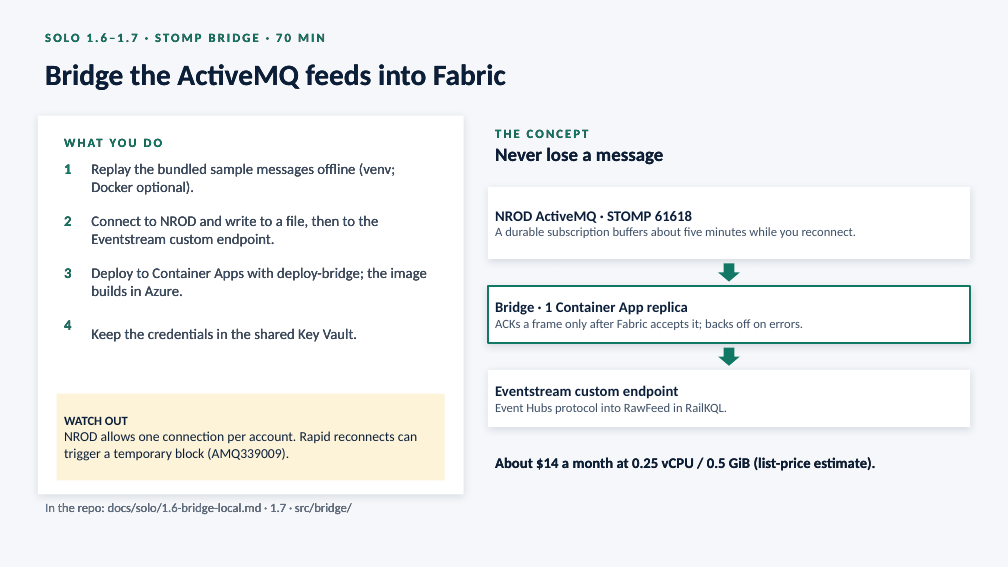
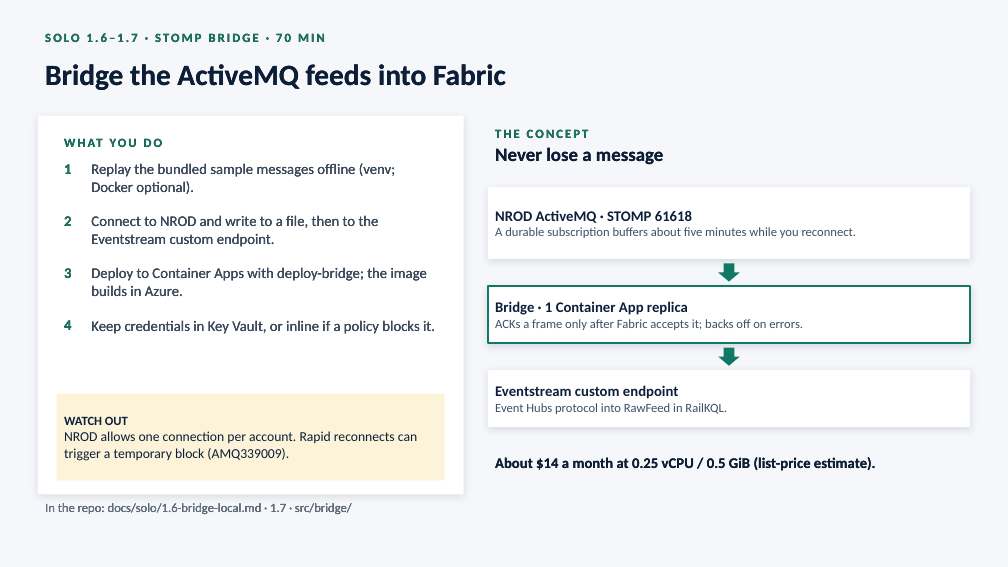
Before and after one commit to ShaneOsborne/Real-Time-Rail-Intelligence-on-Microsoft-Fabric, a slide deck: slide 16 of docs/presentation/Real-Time-Rail-Intelligence-on-Microsoft-Fabric.pptx. Drawn at 1008x567 pixels with LibreOffice and Linux fonts; fonts in the diff are those of the drawing. Boxes give left, top, right and bottom in pixels: in the first picture for what was removed or moved away, otherwise in the second. Text is boxed around its words. In the diff, an @@ line names an element or a change of style, - is before the commit and + after.

```diff
--- a/docs/presentation/Real-Time-Rail-Intelligence-on-Microsoft-Fabric.pptx
+++ b/docs/presentation/Real-Time-Rail-Intelligence-on-Microsoft-Fabric.pptx
@@ text at bbox=[91, 320, 435, 334]: text changed @@
-Keep the credentials in the shared Key Vault.
+Keep credentials in Key Vault, or inline if a policy blocks it.
```
Also in this commit, not shown: 5 other slides changed, 14 other files.
